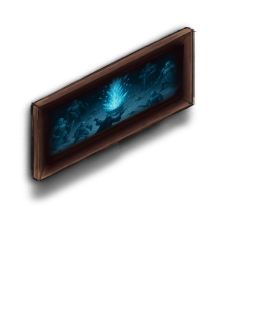
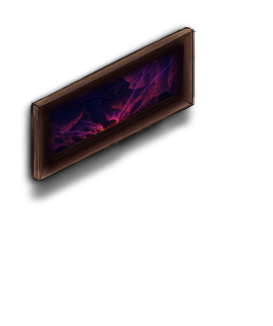
Layered file, before and after one edit (w=273, h=326). Changes by layer:
renamed "레이어 3" to "레이어 4", painted on it over [47,44,184,157]
